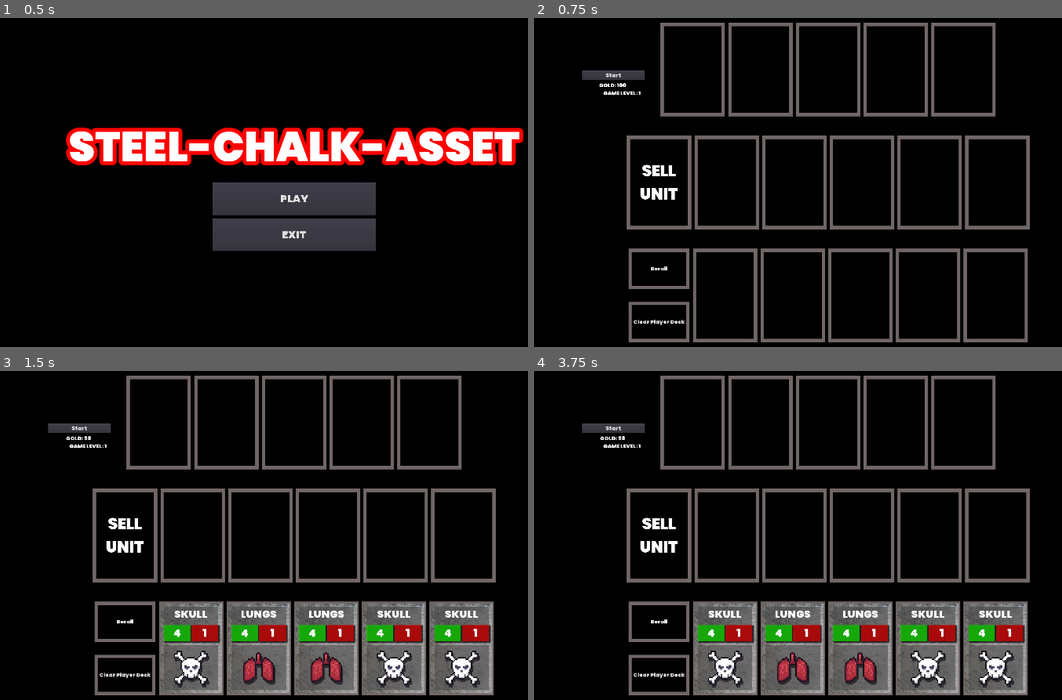
Above: before the commit, frames 1-4 (two rows, left to right).
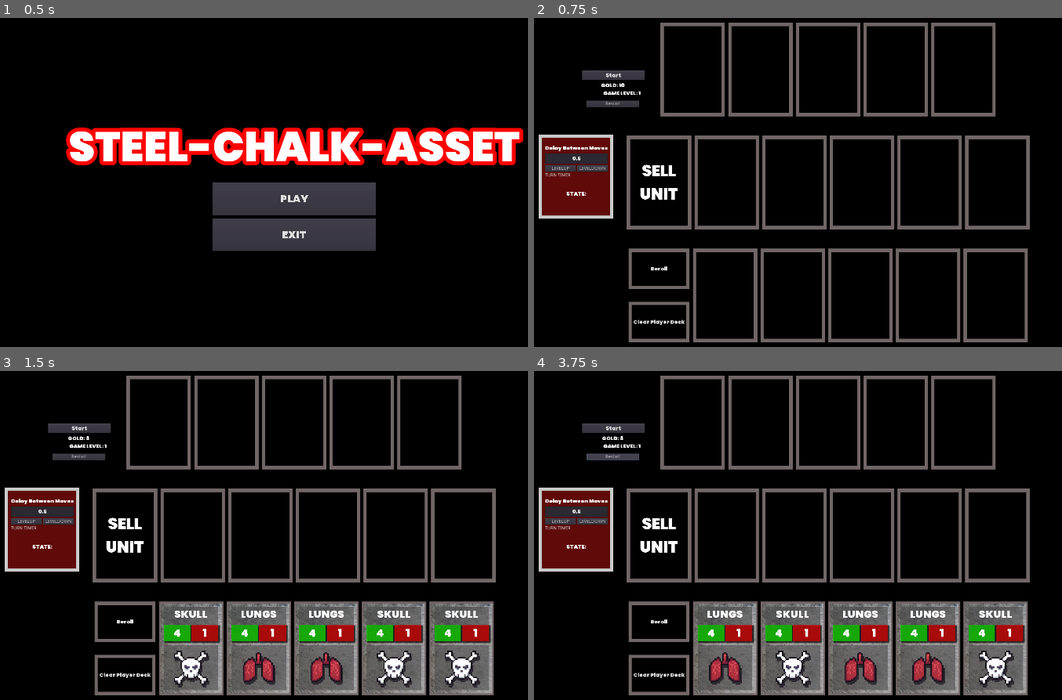
Above: after the commit, the same moments.

Repository: RM35/steel-chalk-asset
Game: Godot game, scene res://main_menu/main_menu.tscn
The game is run twice, just before and just after one commit, with the same random seed, the same clock (stepped at 60 frames per second) and the same inputs.
Inputs (mouse positions are in pixels of both pictures, inside the frame that each line leads up to):
- Up to frame 1 (0.5 s): no input
- Up to frame 2 (0.75 s): click "PLAY" at 0.5 s
- Up to frame 3 (1.5 s): click "Reroll" at 1.25 s
- Up to frame 4 (3.75 s): click (560, 522) at 2 s, where only the run after the commit has a clickable "LEVELUP"; click (592, 522) at 2.75 s, where only the run after the commit has a clickable "LEVELDOWN"; click (613, 456) at 3.5 s, where only the run after the commit has a clickable "Restart"

Frame 1 is identical in both runs. In frame 2, 3.9% of the frame differs, in the area x 0-20%, y 19-61%; in frame 3, 3.9%; in frame 4, 5.8%, in the area x 0-79%, y 19-97%.

Commit message:
feat: add deck resets/level progression etc

Diff:
--- a/world/world.gd
+++ b/world/world.gd
@@ -1,7 +1,7 @@
 extends Control
 
 #'Global' vars. Maybe move to an autoloaded singleton
-var player_gold = 100
+var player_gold = 10
 var game_level = 1
 enum GAME_STATE{IDLE, BATTLE}
 var game_state = GAME_STATE.IDLE
@@ -67,14 +67,15 @@
 	debug_win_delay += delta
 	$MainInfo/Level.text = "GAME LEVEL: " + str(game_level)
 	$MainInfo/Gold.text = "GOLD: " + str(player_gold)
-	print(debug_win_delay)
 	if Input.is_action_pressed("debug") && debug_win_delay > 0.2:
 		debug_win_delay = 0
 		$Debug.visible = !$Debug.visible
 
 #Debug
-func _on_Reroll_pressed():
+func _on_Reroll_pressed(free: bool = false):
 	$RerollSFX.play()
+	if free:
+		player_gold + 2
 	if player_gold >= 2:
 		player_gold -= 2
 		for node in shop_slots:
@@ -118,6 +119,11 @@
 		if node.get_node("Control").get_child_count() != 0:
 			node.get_node("Control").get_child(0).queue_free()
 
+func clear_shop():
+	for node in shop_slots:
+		if node.get_node("Control").get_child_count() != 0:
+			node.get_node("Control").get_child(0).queue_free()
+
 func _on_Battle_pressed():
 	reroll_enemies()
 	if get_next_alive_enemy() && get_next_alive_player():
@@ -180,11 +186,14 @@
 		end_battle()
 		game_level += 1
 		player_gold += 15
+		_on_Reroll_pressed(true)
 		return
 	if !player:
 		end_battle()
 		game_level = 1
 		player_gold = 10
+		clear_shop()
+		_on_Reroll_pressed(true)
 		return
 	enemy.battle_health -= player.attack
 	player.battle_health -= enemy.attack
@@ -274,3 +283,11 @@
 
 func _on_LevelDown_pressed():
 	game_level -= 1
+
+
+func _on_Button_pressed():
+	end_battle()
+	game_level = 1
+	player_gold = 10
+	clear_shop()
+	_on_Reroll_pressed(true)
--- a/world/world.tscn
+++ b/world/world.tscn
@@ -189,7 +189,6 @@
 stream = ExtResource( 5 )
 
 [node name="Debug" type="Control" parent="."]
-visible = false
 margin_left = 74.0
 margin_top = 393.0
 margin_right = 303.0
@@ -247,17 +246,25 @@
 margin_right = 94.0
 margin_bottom = 20.0
 size_flags_horizontal = 3
+text = "LEVELUP"
 
 [node name="LevelDown" type="Button" parent="Debug/Panel/MarginContainer/VB/HB"]
 margin_left = 98.0
 margin_right = 192.0
 margin_bottom = 20.0
 size_flags_horizontal = 3
+text = "LEVELDOWN"
+
+[node name="TurnTimer" type="Label" parent="Debug/Panel/MarginContainer/VB"]
+margin_top = 88.0
+margin_right = 192.0
+margin_bottom = 102.0
+text = "TURN TIMER"
 
 [node name="State" type="Label" parent="Debug/Panel/MarginContainer/VB"]
-margin_top = 131.0
-margin_right = 192.0
-margin_bottom = 154.0
+margin_top = 140.0
+margin_right = 192.0
+margin_bottom = 163.0
 size_flags_horizontal = 3
 size_flags_vertical = 6
 custom_fonts/font = SubResource( 3 )
@@ -308,9 +315,21 @@
 align = 1
 valign = 1
 
+[node name="RoundTimer" type="Label" parent="MainInfo"]
+margin_right = 114.0
+margin_bottom = 27.0
+
+[node name="Button" type="Button" parent="MainInfo"]
+margin_left = 2.0
+margin_top = 123.0
+margin_right = 163.0
+margin_bottom = 143.0
+text = "Restart"
+
 [connection signal="pressed" from="VB/ShopCards/VB/Reroll" to="." method="_on_Reroll_pressed"]
 [connection signal="pressed" from="VB/ShopCards/VB/ClearTeam" to="." method="_on_ClearTeam_pressed"]
 [connection signal="pressed" from="Debug/Panel/MarginContainer/VB/HB/LevelUp" to="." method="_on_LevelUp_pressed"]
 [connection signal="pressed" from="Debug/Panel/MarginContainer/VB/HB/LevelDown" to="." method="_on_LevelDown_pressed"]
 [connection signal="timeout" from="MoveDelay" to="." method="_on_MoveDelay_timeout"]
 [connection signal="pressed" from="MainInfo/Battle" to="." method="_on_Battle_pressed"]
+[connection signal="pressed" from="MainInfo/Button" to="." method="_on_Button_pressed"]
